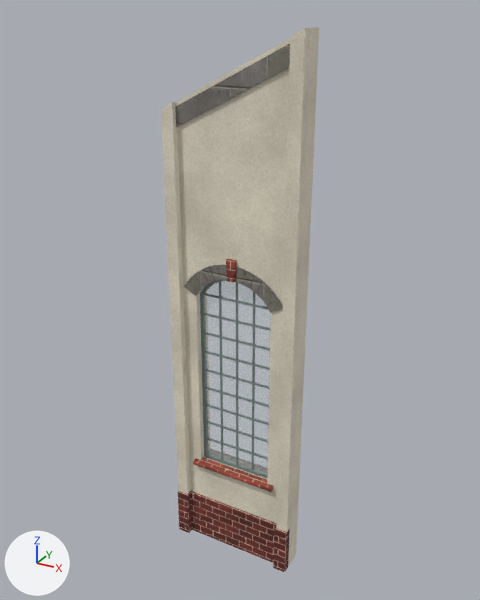
What one commit did to the glTF model kits/fabrica/pieces/h_side_window_l1.glb.
One viewpoint serves both versions: a 50 mm camera at (4.21, -7.44, 7.9) aimed at (-0.02, 0.26, 4.05). Every picture has the same lights, and +X, +Y and +Z are marked at lower left. The picture after the commit comes second.

Names of what the first picture shows: 'h_side_window_l1_brick', 'h_side_window_l1_brick2', 'h_side_window_l1_glass', 'h_side_window_l1_plinth', 'h_side_window_l1_trim', 'h_side_window_l1_wframe'.
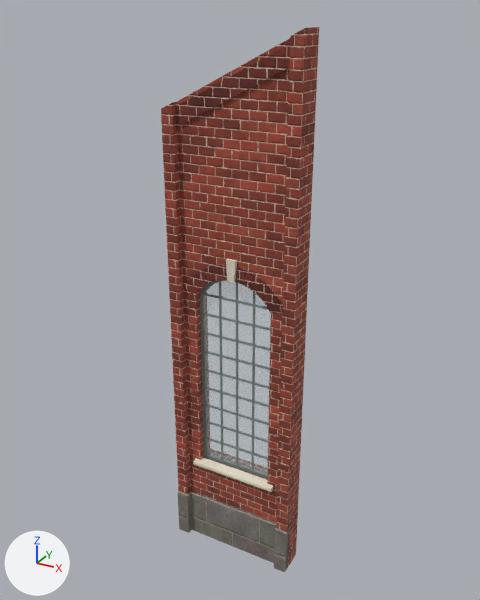
Where the newer file only moved an object's origin or applied its transform, the numbers keep the older frame.

Location of each change, [x1, y1, x2, y2] in pixels of the pictures (480 x 600 px):
'h_side_window_l1_brick', surface changed (grey to red)
    both: [161, 27, 319, 566]
'h_side_window_l1_plinth', surface changed (brown to grey)
    both: [178, 491, 290, 572]
'h_side_window_l1_brick2', surface changed
    both: [175, 44, 290, 313]
'h_side_window_l1_trim', surface changed
    both: [193, 259, 273, 492]

Edits to the bpy script that builds the scene:
```text
Change mat_brick:
    where n2 = _N.new('ShaderNodeTexImage'); n2.name = 'Image Texture'
    n2.image: img_image_0 -> img_image_12
    where n5 = _N.new('ShaderNodeTexImage'); n5.name = 'Image Texture.001'
    n5.image: img_image_3 -> img_image_15
    where n7 = _N.new('ShaderNodeTexImage'); n7.name = 'Image Texture.002'
    n7.image: img_image_1 -> img_image_13
Change mat_plinth:
    where n2 = _N.new('ShaderNodeTexImage'); n2.name = 'Image Texture'
    n2.image: img_image_4 -> img_image_8
    where n5 = _N.new('ShaderNodeTexImage'); n5.name = 'Image Texture.001'
    n5.image: img_image_7 -> img_image_11
    where n7 = _N.new('ShaderNodeTexImage'); n7.name = 'Image Texture.002'
    n7.image: img_image_5 -> img_image_9
Change mat_brick2:
    where n2 = _N.new('ShaderNodeTexImage'); n2.name = 'Image Texture'
    n2.image: img_image_8 -> img_image_4
    where n5 = _N.new('ShaderNodeTexImage'); n5.name = 'Image Texture.001'
    n5.image: img_image_11 -> img_image_7
    where n7 = _N.new('ShaderNodeTexImage'); n7.name = 'Image Texture.002'
    n7.image: img_image_9 -> img_image_5
Change mat_trim:
    where n2 = _N.new('ShaderNodeTexImage'); n2.name = 'Image Texture'
    n2.image: img_image_12 -> img_image_0
    where n5 = _N.new('ShaderNodeTexImage'); n5.name = 'Image Texture.001'
    n5.image: img_image_15 -> img_image_3
    where n7 = _N.new('ShaderNodeTexImage'); n7.name = 'Image Texture.002'
    n7.image: img_image_13 -> img_image_1
```
